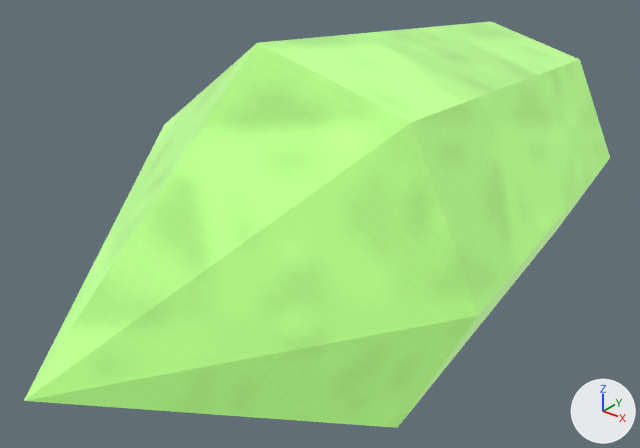
Before and after pictures for a commit that changed the Blender file assets/models/source/sentinel-ammo-venom.blend.
Camera for both pictures: a 50 mm lens placed at (0.324, 0.055, 1.159), pointed at (-0.009, 0.47, 0.901). Arrows for +X, +Y and +Z are at lower right; the lights stay in place. The first picture is the older version.

Objects in the first picture: 'loaded-rough-crystal'.
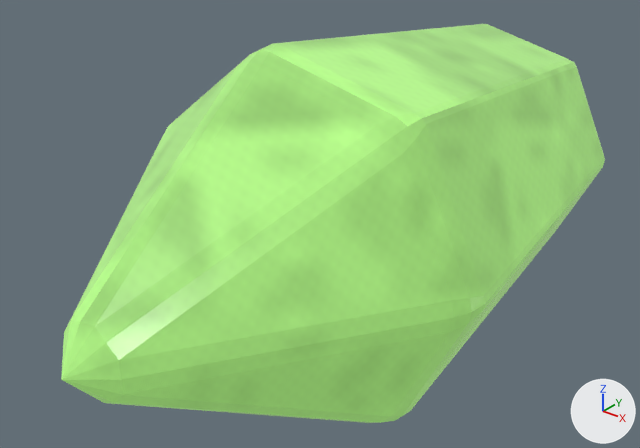
What changed in the scene script:
```text
Change mat_magenheim_sentinel_ammo_crystal_venom:
    where n0 = _N.new('ShaderNodeBsdfPrincipled'); n0.name = 'Principled BSDF'
    n0.inputs[2].default_value: 0.1 -> 0.22  # 'Roughness'
    n0.inputs[28].default_value: 1.0 -> 0.65  # 'Emission Strength'
Change ob_loaded_rough_crystal:
    add _m = ob_loaded_rough_crystal.modifiers.new('Crafted edge chamfer', 'BEVEL')
    add _m.width = 0.0111
    add _m.width_pct = 0.0111
    add _m.segments = 2
    add _m.angle_limit = 0.454
```

Location of each change, [x1, y1, x2, y2] in pixels of the pictures (640 x 448 px):
'loaded-rough-crystal', surface changed, modifiers changed (7% narrower): before [24, 22, 610, 428]; after [61, 24, 605, 423]
